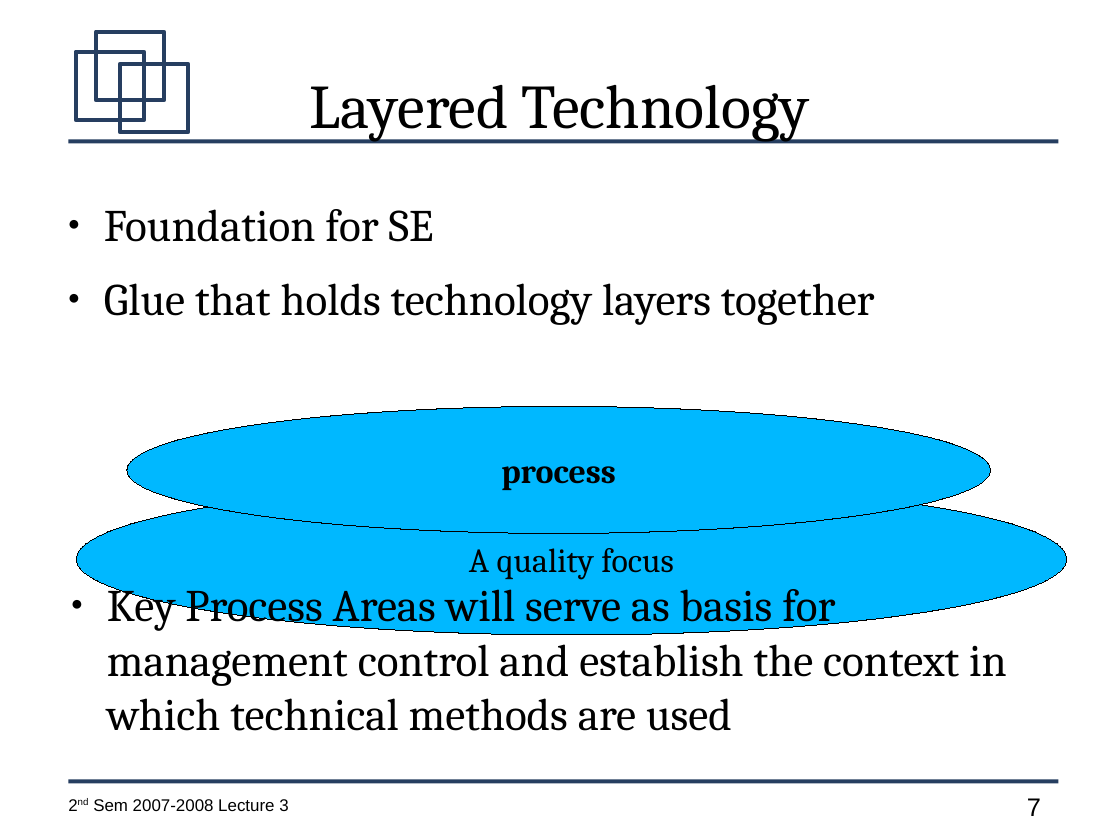
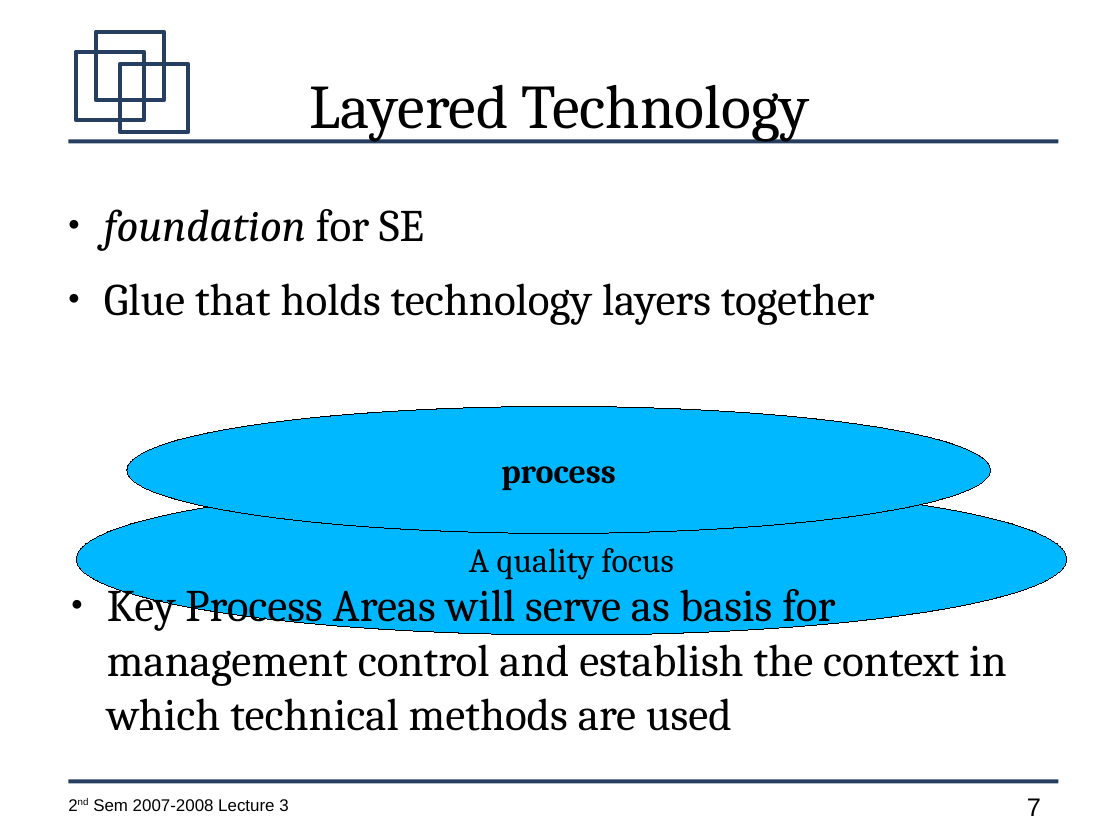
Before and after one commit to jachermocilla/jach-homepage, a slide deck: slide 7 of CMSC128-2nd-Sem-2007-L3.odp. Drawn at 1120x840 pixels with LibreOffice and Linux fonts; fonts in the diff are those of the drawing. Boxes give left, top, right and bottom in pixels: in the first picture for what was removed or moved away, otherwise in the second. Text is boxed around its words. In the diff, an @@ line names an element or a change of style, - is before the commit and + after.

```diff
--- a/CMSC128-2nd-Sem-2007-L3.odp
+++ b/CMSC128-2nd-Sem-2007-L3.odp
@@ text at bbox=[104, 209, 424, 251]: text changed; italic on @@
-● Foundation for SE
+● foundation for SE
```
Also in this commit, not shown: 3 other slides changed, 7 slides added.
